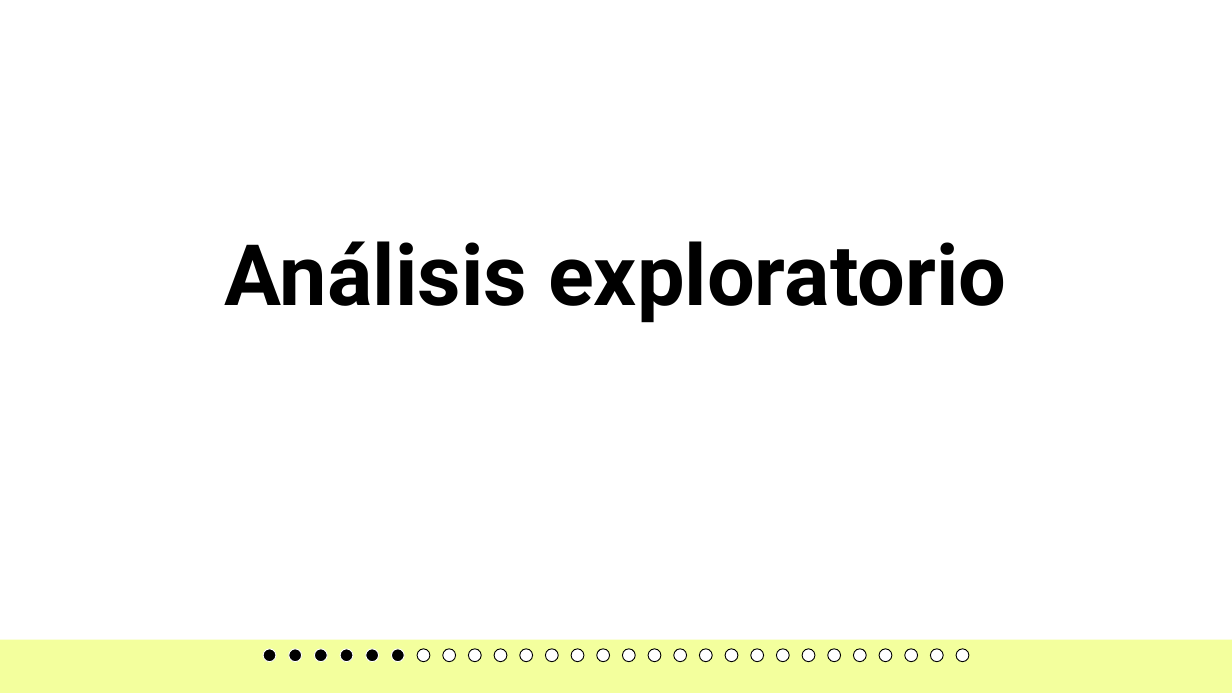
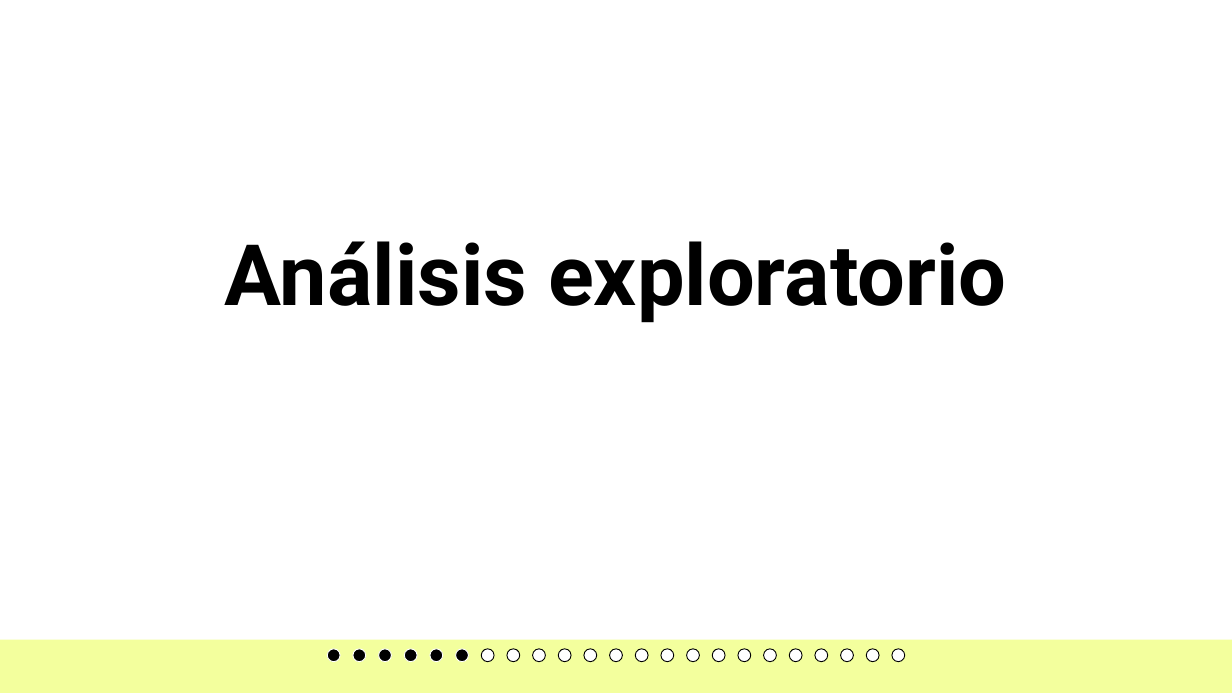
Before and after one commit to JoseChirif/Estudios-y-empleabilidad-Encuesta-kaggle, a slide deck: slide 6 of Estudios y empleabilidad.pptx. Drawn at 1232x693 pixels with LibreOffice and Linux fonts; fonts in the diff are those of the drawing; background and template pictures are left out. Boxes give left, top, right and bottom in pixels: in the first picture for what was removed or moved away, otherwise in the second. Text is boxed around its words. In the diff, an @@ line names an element or a change of style, - is before the commit and + after.

```diff
--- a/Estudios y empleabilidad.pptx
+++ b/Estudios y empleabilidad.pptx
@@ ellipse removed at [263,649,276,662] @@
@@ ellipse: place and size @@
-ellipse at [314,649,327,662]
+ellipse at [353,649,366,662]
@@ ellipse removed at [417,649,430,662] @@
@@ ellipse: place and size @@
-ellipse at [288,649,301,662]
+ellipse at [430,649,443,662]
@@ 9 ellipses: place and size @@
-9 ellipses at [366,649,841,662]
+9 ellipses at [379,649,854,662]
@@ ellipse at [456,649,469,662]: fill #FFFFFF to #000000; outline #000000 0.71 pt to #FFFFFF 0.71 pt @@
@@ ellipse: place and size @@
-ellipse at [494,649,507,662]
+ellipse at [532,649,545,662]
@@ 5 ellipses: place and size @@
-5 ellipses at [340,649,918,662]
+5 ellipses at [327,649,905,662]
@@ ellipse: place and size @@
-ellipse at [571,649,584,662]
+ellipse at [687,649,700,662]
@@ ellipse: place and size @@
-ellipse at [726,649,738,662]
+ellipse at [763,649,776,662]
@@ ellipse removed at [854,649,867,662] @@
@@ 4 ellipses: place and size @@
-4 ellipses at [519,649,892,662]
+4 ellipses at [507,649,880,662]
@@ ellipse removed at [931,649,944,662] @@
@@ ellipse removed at [957,649,970,662] @@
```
Also in this commit, not shown: 15 other slides changed, 6 slides added, 11 slides removed, 1 other file.
